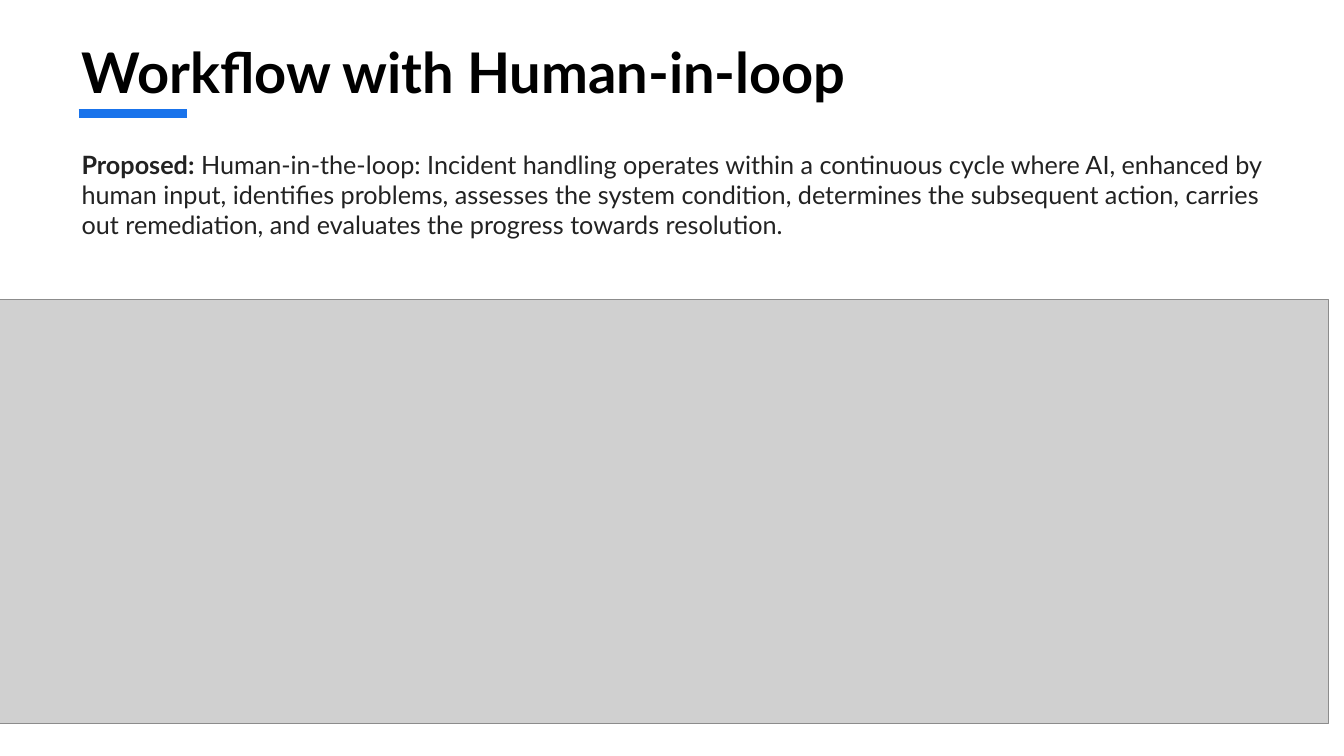
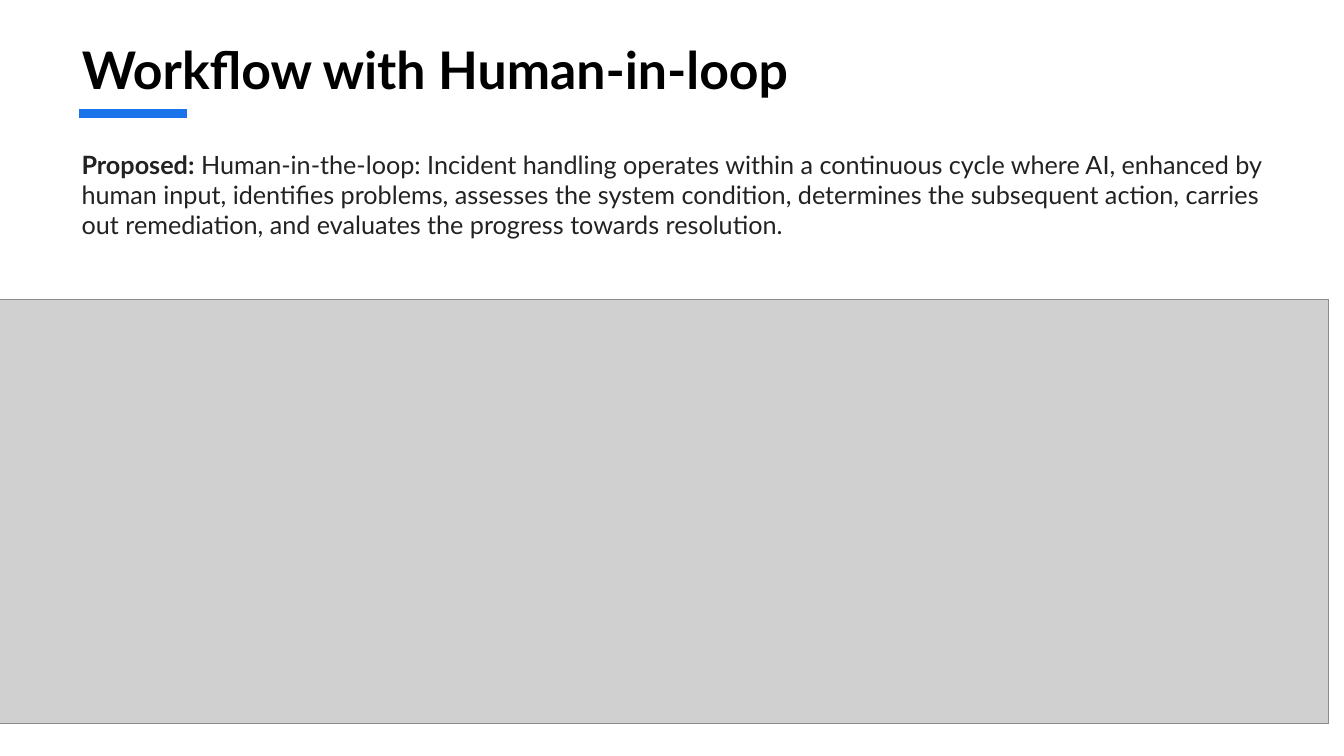
Before and after one commit to ewfx/gaipl-genai-tects, a slide deck: slide 8 of artifacts/arch/GenAITects - Architecture of GenAI IPE.pptx. Drawn at 1344x756 pixels with LibreOffice and Linux fonts; fonts in the diff are those of the drawing; grey boxes stand for pictures. Boxes give left, top, right and bottom in pixels: in the first picture for what was removed or moved away, otherwise in the second. Text is boxed around its words. In the diff, an @@ line names an element or a change of style, - is before the commit and + after.

```diff
--- a/artifacts/arch/GenAITects - Architecture of GenAI IPE.pptx
+++ b/artifacts/arch/GenAITects - Architecture of GenAI IPE.pptx
@@ title "Workflow with Human-in-loop" at (82,50,788,98): size 40 to 37 pt @@
```
Also in this commit, not shown: 6 other slides changed.
